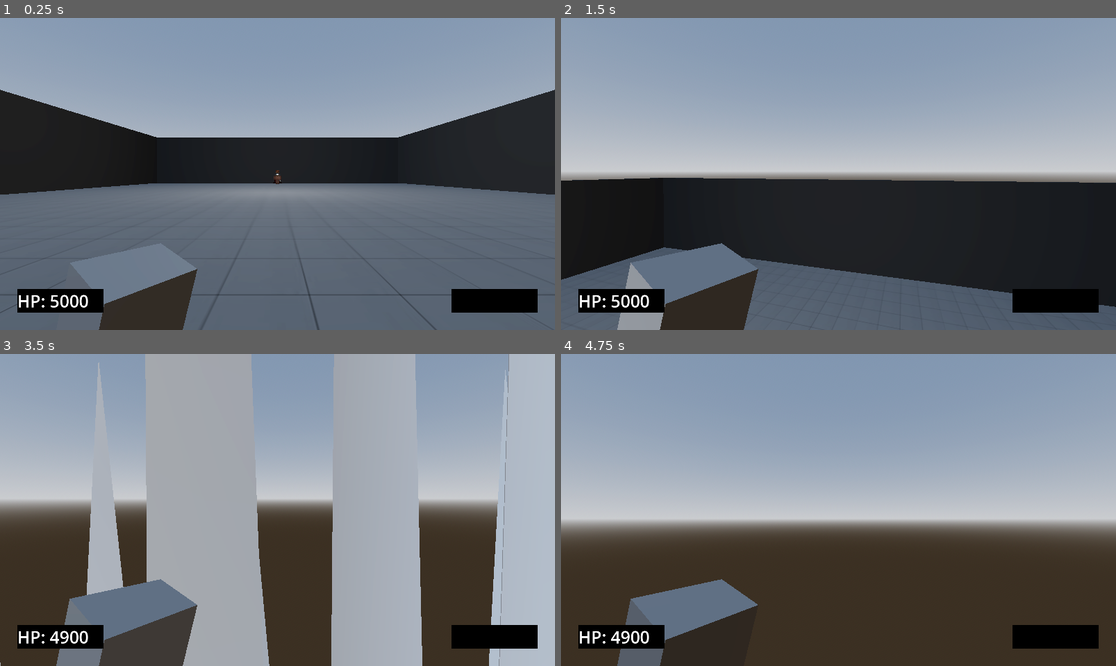
Above: before the commit, frames 1-4 (two rows, left to right).
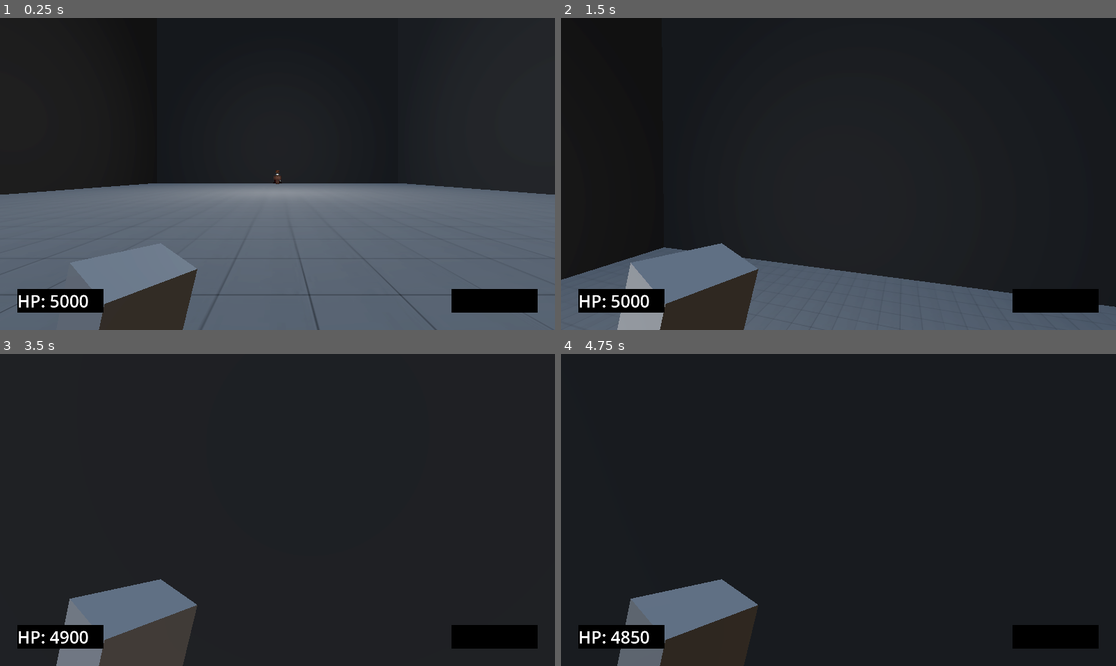
Above: after the commit, the same moments.

Repository: fantasticyeyplustiger/fantastic-boss-fight
Game: Godot game, scene res://Level/Level.tscn
Two runs of this game, one before a commit and one after it. Both use one fixed random seed, a clock stepped at 60 frames per second and the inputs below.
Inputs (mouse positions are in pixels of both pictures, inside the frame that each line leads up to):
- Up to frame 1 (0.25 s): no input
- Up to frame 2 (1.5 s): tap Enter at 0.5 s; move the mouse to (866, 174) at 0.52 s; hold Shift (dash) 0.53-1.28 s; hold W (up) from 0.53 s (still down); tap Space (jump) at 0.77, 0.8, 1.07, 1.35 s; move the mouse to (810, 174) at 1.27 s
- Up to frame 3 (3.5 s): keep holding W (up); tap Space (jump) at 1.52, 1.82, 2.3, 2.75, 3.02, 3.32 s; tap Shift (dash) at 1.55, 3.05 s; move the mouse to (288, 503) at 2.02 s; hold Shift (dash) 2.03-2.78 s; move the mouse to (271, 516) at 2.77 s; tap F (parry) at 2.85 s
- Up to frame 4 (4.75 s): keep holding W (up); move the mouse to (877, 513) at 3.52 s; hold Shift (dash) 3.53-4.28 s; tap Space (jump) at 3.77, 3.8, 4.07, 4.35, 4.52 s; move the mouse to (794, 506) at 4.27 s; tap Shift (dash) at 4.55 s

The runs differ from the first frame. In frame 1, 34% of the frame differs, in the area x 0-100%, y 0-39%; in frame 2, 52%; in frame 3, 93%; in frame 4, 93%, in the area x 0-100%, y 0-100%.

Commit message:
clap attack

Diff:
--- a/fantastic-boss-fight/Boss/Boss.gd
+++ b/fantastic-boss-fight/Boss/Boss.gd
@@ -44,7 +44,7 @@
 		walk_towards_player()
 
 	if should_look_at_player:
-		look_at_player()
+		look_at(Global.player_position + Vector3(0.0, 0.8, 0.0))
 
 	Global.boss_position = global_position
 
@@ -61,8 +61,10 @@
 				ground_charge(target_position)
 			else:
 				air_charge(target_position)
-		4:
-			throw_fist()
+		4: throw_fist()
+		5: clap()
+		6:
+			clap()
 			current_attack = 0
 
 	attacking = false
@@ -168,12 +170,30 @@
 
 	$Animations.play("RESET")
 
-	walk_cooldown.start(0.45)
-	attack_cd_timer.start(1.2)
+	walk_cooldown.start(0.35)
+	attack_cd_timer.start(1.3)
 	respawn_right_arm(1.0) # Await is asynchronous
 
 	should_look_at_player = false
 
+func clap() -> void:
+	damage = HIGH_DAMAGE
+	should_look_at_player = true
+	SpawnObject.air_shockwave(global_position, global_rotation + Vector3(deg_to_rad(90), 0.0, 0.0))
+	global_position = Global.boss_to_player
+
+	$Animations.play("clap")
+
+	await get_tree().create_timer(0.45).timeout
+	$Clap/Hitbox.set_deferred("disabled", false)
+	SpawnObject.colliding_shockwave($Clap/Hitbox.global_position, global_rotation + Vector3(0.0, 0.0, deg_to_rad(90.0)))
+
+	await get_tree().create_timer(0.1).timeout
+	$Clap/Hitbox.set_deferred("disabled", true)
+
+	should_look_at_player = false
+	walk_cooldown.start(0.1)
+	attack_cd_timer.start(0.15)
 
 func walk_towards_player() -> void:
 	var vector2_pos = Vector3(global_position.x, 0.0, global_position.z)
--- a/fantastic-boss-fight/Boss/Boss.tscn
+++ b/fantastic-boss-fight/Boss/Boss.tscn
@@ -81,6 +81,9 @@
 cull_mode = 1
 albedo_color = Color(1, 1, 1, 0)
 
+[sub_resource type="BoxShape3D" id="BoxShape3D_b0eo8"]
+size = Vector3(5, 15, 18)
+
 [sub_resource type="Animation" id="Animation_b0eo8"]
 length = 0.001
 tracks/0/type = "value"
@@ -202,6 +205,42 @@
 "transitions": PackedFloat32Array(1),
 "update": 0,
 "values": [Vector3(1, 1, 1)]
+}
+tracks/10/type = "value"
+tracks/10/imported = false
+tracks/10/enabled = true
+tracks/10/path = NodePath("Torso/RightLeg:rotation")
+tracks/10/interp = 1
+tracks/10/loop_wrap = true
+tracks/10/keys = {
+"times": PackedFloat32Array(0),
+"transitions": PackedFloat32Array(1),
+"update": 0,
+"values": [Vector3(0, 0, 0)]
+}
+tracks/11/type = "value"
+tracks/11/imported = false
+tracks/11/enabled = true
+tracks/11/path = NodePath("Torso/RightLeg:position")
+tracks/11/interp = 1
+tracks/11/loop_wrap = true
+tracks/11/keys = {
+"times": PackedFloat32Array(0),
+"transitions": PackedFloat32Array(1),
+"update": 0,
+"values": [Vector3(0, 0, 0)]
+}
+tracks/12/type = "value"
+tracks/12/imported = false
+tracks/12/enabled = true
+tracks/12/path = NodePath("Head:rotation")
+tracks/12/interp = 1
+tracks/12/loop_wrap = true
+tracks/12/keys = {
+"times": PackedFloat32Array(0),
+"transitions": PackedFloat32Array(1),
+"update": 0,
+"values": [Vector3(0, 0, 0)]
 }
 
 [sub_resource type="Animation" id="Animation_p0rjq"]
@@ -443,11 +482,124 @@
 "values": [Vector3(1, 1, 1), Vector3(7, 7, 7)]
 }
 
+[sub_resource type="Animation" id="Animation_i6vrr"]
+resource_name = "clap"
+length = 0.45
+tracks/0/type = "value"
+tracks/0/imported = false
+tracks/0/enabled = true
+tracks/0/path = NodePath("Torso/LeftArm:position")
+tracks/0/interp = 1
+tracks/0/loop_wrap = true
+tracks/0/keys = {
+"times": PackedFloat32Array(0, 0.366667, 0.45),
+"transitions": PackedFloat32Array(1, 0.329877, 1),
+"update": 0,
+"values": [Vector3(-0.905, 0.23, -0.3), Vector3(-0.905, 0.23, -0.3), Vector3(0.055, 0.23, -0.3)]
+}
+tracks/1/type = "value"
+tracks/1/imported = false
+tracks/1/enabled = true
+tracks/1/path = NodePath("Torso/LeftArm:rotation")
+tracks/1/interp = 1
+tracks/1/loop_wrap = true
+tracks/1/keys = {
+"times": PackedFloat32Array(0, 0.366667, 0.45),
+"transitions": PackedFloat32Array(1, 0.329877, 1),
+"update": 0,
+"values": [Vector3(1.75406, 1.79594, 0), Vector3(1.75406, 1.79594, 0), Vector3(1.75406, -0.698132, 0)]
+}
+tracks/2/type = "value"
+tracks/2/imported = false
+tracks/2/enabled = true
+tracks/2/path = NodePath("Torso/RightArm:position")
+tracks/2/interp = 1
+tracks/2/loop_wrap = true
+tracks/2/keys = {
+"times": PackedFloat32Array(0, 0.366667, 0.45),
+"transitions": PackedFloat32Array(1, 0.329877, 1),
+"update": 0,
+"values": [Vector3(0.905, 0.23, -0.3), Vector3(0.905, 0.23, -0.3), Vector3(-0.055, 0.23, -0.3)]
+}
+tracks/3/type = "value"
+tracks/3/imported = false
+tracks/3/enabled = true
+tracks/3/path = NodePath("Torso/RightArm:rotation")
+tracks/3/interp = 1
+tracks/3/loop_wrap = true
+tracks/3/keys = {
+"times": PackedFloat32Array(0, 0.366667, 0.45),
+"transitions": PackedFloat32Array(1, 0.329877, 1),
+"update": 0,
+"values": [Vector3(1.75406, -1.79594, 0), Vector3(1.75406, -1.79594, 0), Vector3(1.75406, 0.698132, 0)]
+}
+tracks/4/type = "value"
+tracks/4/imported = false
+tracks/4/enabled = true
+tracks/4/path = NodePath("Torso/RightLeg:rotation")
+tracks/4/interp = 1
+tracks/4/loop_wrap = true
+tracks/4/keys = {
+"times": PackedFloat32Array(0, 0.366667, 0.45),
+"transitions": PackedFloat32Array(1, 0.329877, 1),
+"update": 0,
+"values": [Vector3(-0.760964, -0.190241, 0), Vector3(-0.760964, -0.190241, 0), Vector3(-0.190241, -0.190241, 0)]
+}
+tracks/5/type = "value"
+tracks/5/imported = false
+tracks/5/enabled = true
+tracks/5/path = NodePath("Torso/RightLeg:position")
+tracks/5/interp = 1
+tracks/5/loop_wrap = true
+tracks/5/keys = {
+"times": PackedFloat32Array(0, 0.366667, 0.45),
+"transitions": PackedFloat32Array(1, 0.329877, 1),
+"update": 0,
+"values": [Vector3(0.175, 0.075, -0.73), Vector3(0.175, 0.075, -0.73), Vector3(0.105, 0.075, -0.455)]
+}
+tracks/6/type = "value"
+tracks/6/imported = false
+tracks/6/enabled = true
+tracks/6/path = NodePath("Torso/LeftLeg:position")
+tracks/6/interp = 1
+tracks/6/loop_wrap = true
+tracks/6/keys = {
+"times": PackedFloat32Array(0, 0.366667, 0.45),
+"transitions": PackedFloat32Array(1, 0.329877, 1),
+"update": 0,
+"values": [Vector3(0, 0, -0.215), Vector3(0, 0, -0.215), Vector3(0, 0, -0.215)]
+}
+tracks/7/type = "value"
+tracks/7/imported = false
+tracks/7/enabled = true
+tracks/7/path = NodePath("Torso/LeftLeg:rotation")
+tracks/7/interp = 1
+tracks/7/loop_wrap = true
+tracks/7/keys = {
+"times": PackedFloat32Array(0, 0.366667, 0.45),
+"transitions": PackedFloat32Array(1, 0.329877, 1),
+"update": 0,
+"values": [Vector3(-0.190241, 0.174533, 0), Vector3(-0.190241, 0.174533, 0), Vector3(0.190241, 0.174533, 0)]
+}
+tracks/8/type = "value"
+tracks/8/imported = false
+tracks/8/enabled = true
+tracks/8/path = NodePath("Head:rotation")
+tracks/8/interp = 1
+tracks/8/loop_wrap = true
+tracks/8/keys = {
+"times": PackedFloat32Array(0, 0.366667, 0.45),
+"transitions": PackedFloat32Array(1, 0.329877, 1),
+"update": 0,
+"values": [Vector3(0.261799, 0, 0), Vector3(0.261799, 0, 0), Vector3(-0.174533, 0, 0)]
+}
+
 [sub_resource type="AnimationLibrary" id="AnimationLibrary_b0eo8"]
 _data = {
 &"RESET": SubResource("Animation_b0eo8"),
 &"air_charge": SubResource("Animation_p0rjq"),
 &"charge": SubResource("Animation_8ujus"),
+&"clap": SubResource("Animation_i6vrr"),
 &"throw_arm": SubResource("Animation_56y8k")
 }
 
@@ -543,7 +695,7 @@
 
 [node name="AirChargePath" type="Area3D" parent="."]
 collision_layer = 2
-collision_mask = 24
+collision_mask = 0
 script = ExtResource("18_b0eo8")
 knockback = true
 parryable = true
@@ -558,6 +710,17 @@
 mesh = SubResource("CylinderMesh_b0eo8")
 surface_material_override/0 = SubResource("StandardMaterial3D_b0eo8")
 
+[node name="Clap" type="Area3D" parent="."]
+collision_layer = 2
+collision_mask = 0
+script = ExtResource("18_b0eo8")
+knockback = true
+
+[node name="Hitbox" type="CollisionShape3D" parent="Clap"]
+transform = Transform3D(1, 0, 0, 0, 1, 0, 0, 0, 1, 0, 0, -8.03979)
+shape = SubResource("BoxShape3D_b0eo8")
+disabled = true
+
 [node name="Animations" type="AnimationPlayer" parent="."]
 libraries = {
 &"": SubResource("AnimationLibrary_b0eo8")
--- a/fantastic-boss-fight/Global.gd
+++ b/fantastic-boss-fight/Global.gd
@@ -2,6 +2,7 @@
 
 var player_position : Vector3
 var front_of_player : Vector3 # Useful for seeing where the player is looking at.
+var boss_to_player : Vector3 # Location where boss should appear in front of the player.
 var player_rotation : Vector3
 var player_in_air : bool
 
--- a/fantastic-boss-fight/Level/Level.tscn
+++ b/fantastic-boss-fight/Level/Level.tscn
@@ -36,28 +36,38 @@
 size = Vector3(49, 1, 51)
 material = SubResource("StandardMaterial3D_a526m")
 
+[node name="CSGBox3D6" type="CSGBox3D" parent="."]
+transform = Transform3D(1, 0, 0, 0, 0.329352, 0, 0, 0, 1, 0, 88.8204, 0)
+use_collision = true
+size = Vector3(49, 1, 51)
+material = SubResource("StandardMaterial3D_a526m")
+
 [node name="CSGBox3D2" type="CSGBox3D" parent="."]
-transform = Transform3D(1, 0, 0, 0, 0.329352, 0, 0, 0, 1, 0.5, 4.44328, -25)
+transform = Transform3D(1, 0, 0, 0, 0.329352, 0, 0, 0, 1, 0.5, 44.4595, -25)
+transparency = 0.75
 use_collision = true
-size = Vector3(48, 27, 1)
+size = Vector3(48, 270, 1)
 material = SubResource("StandardMaterial3D_r3cbp")
 
 [node name="CSGBox3D3" type="CSGBox3D" parent="."]
-transform = Transform3D(1, 0, 0, 0, 0.329352, 0, 0, 0, 1, 0, 4.44328, 25)
+transform = Transform3D(1, 0, 0, 0, 0.329352, 0, 0, 0, 1, 0, 44.4595, 25)
+transparency = 0.75
 use_collision = true
-size = Vector3(47, 27, 1)
+size = Vector3(47, 270, 1)
 material = SubResource("StandardMaterial3D_r3cbp")
 
 [node name="CSGBox3D4" type="CSGBox3D" parent="."]
-transform = Transform3D(1, 0, 0, 0, 0.329352, 0, 0, 0, 1, 24, 4.44328, 0)
+transform = Transform3D(1, 0, 0, 0, 0.329352, 0, 0, 0, 1, 24, 44.4595, 0)
+transparency = 0.75
 use_collision = true
-size = Vector3(1, 27, 51)
+size = Vector3(1, 270, 51)
 material = SubResource("StandardMaterial3D_r3cbp")
 
 [node name="CSGBox3D5" type="CSGBox3D" parent="."]
-transform = Transform3D(1, 0, 0, 0, 0.329352, 0, 0, 0, 1, -24, 4.44328, 0)
+transform = Transform3D(1, 0, 0, 0, 0.329352, 0, 0, 0, 1, -24, 44.4595, 0)
+transparency = 0.75
 use_collision = true
-size = Vector3(1, 27, 51)
+size = Vector3(1, 270, 51)
 material = SubResource("StandardMaterial3D_r3cbp")
 
 [node name="Player" parent="." instance=ExtResource("1_a526m")]
--- a/fantastic-boss-fight/Level/SpawnObject.gd
+++ b/fantastic-boss-fight/Level/SpawnObject.gd
@@ -2,6 +2,7 @@
 
 @onready var ground_shockwave_mesh = preload("res://Level/SpawnedObjects/GroundShockwave.tscn")
 @onready var air_shockwave_mesh = preload("res://Level/SpawnedObjects/AirShockwave.tscn")
+@onready var colliding_shockwave_mesh = preload("res://Level/SpawnedObjects/CollidingShockwave.tscn")
 @onready var right_arm_mesh = preload("res://Level/SpawnedObjects/RightArm.tscn")
 
 func ground_shockwave(target_position : Vector3) -> void:
@@ -17,6 +18,14 @@
 	new_shockwave.visible = true
 	add_child(new_shockwave)
 
+func colliding_shockwave(target_position : Vector3, angle : Vector3) -> void:
+	var new_shockwave : Node3D = colliding_shockwave_mesh.instantiate()
+	new_shockwave.position = target_position
+	new_shockwave.rotation = angle
+	new_shockwave.visible = true
+	add_child(new_shockwave)
+
+
 func right_arm(arm_position : Vector3) -> void:
 	var new_arm : CharacterBody3D = right_arm_mesh.instantiate()
 	new_arm.position = arm_position
--- /dev/null
+++ b/fantastic-boss-fight/Level/SpawnedObjects/CollidingShockwave.gd
@@ -0,0 +1,10 @@
+extends Node3D
+
+const damage : float = 100.0
+
+func _ready() -> void:
+	$Animation.play("shockwave")
+	$TorusHitbox.set_deferred("monitorable", true)
+
+func destroy_self(_anim_name : StringName) -> void:
+	queue_free()
--- /dev/null
+++ b/fantastic-boss-fight/Level/SpawnedObjects/CollidingShockwave.tscn
@@ -0,0 +1,131 @@
+[gd_scene load_steps=9 format=3 uid="uid://brnjukhtuye6r"]
+
+[ext_resource type="Script" uid="uid://b4p63bw2dobng" path="res://Level/SpawnedObjects/CollidingShockwave.gd" id="1_ep61r"]
+[ext_resource type="Script" uid="uid://bvhgjin7bhwg0" path="res://Knockback.gd" id="2_ep61r"]
+
+[sub_resource type="TorusMesh" id="TorusMesh_73hl3"]
+inner_radius = 0.8
+rings = 24
+ring_segments = 16
+
+[sub_resource type="StandardMaterial3D" id="StandardMaterial3D_x28ka"]
+
+[sub_resource type="BoxShape3D" id="BoxShape3D_ep61r"]
+size = Vector3(0.8, 0.5, 0.2)
+
+[sub_resource type="Animation" id="Animation_dy32e"]
+resource_name = "shockwave"
+length = 3.0
+tracks/0/type = "value"
+tracks/0/imported = false
+tracks/0/enabled = true
+tracks/0/path = NodePath(".:scale")
+tracks/0/interp = 1
+tracks/0/loop_wrap = true
+tracks/0/keys = {
+"times": PackedFloat32Array(0, 3),
+"transitions": PackedFloat32Array(1, 1),
+"update": 0,
+"values": [Vector3(1, 4, 1), Vector3(50, 3, 50)]
+}
+tracks/1/type = "value"
+tracks/1/imported = false
+tracks/1/enabled = true
+tracks/1/path = NodePath("MeshInstance3D:transparency")
+tracks/1/interp = 1
+tracks/1/loop_wrap = true
+tracks/1/keys = {
+"times": PackedFloat32Array(0, 3),
+"transitions": PackedFloat32Array(1.5, 1),
+"update": 0,
+"values": [0.0, 1.0]
+}
+
+[sub_resource type="Animation" id="Animation_kin1t"]
+length = 0.001
+tracks/0/type = "value"
+tracks/0/imported = false
+tracks/0/enabled = true
+tracks/0/path = NodePath(".:scale")
+tracks/0/interp = 1
+tracks/0/loop_wrap = true
+tracks/0/keys = {
+"times": PackedFloat32Array(0),
+"transitions": PackedFloat32Array(1),
+"update": 0,
+"values": [Vector3(1, 1, 1)]
+}
+tracks/1/type = "value"
+tracks/1/imported = false
+tracks/1/enabled = true
+tracks/1/path = NodePath("MeshInstance3D:transparency")
+tracks/1/interp = 1
+tracks/1/loop_wrap = true
+tracks/1/keys = {
+"times": PackedFloat32Array(0),
+"transitions": PackedFloat32Array(1),
+"update": 0,
+"values": [0.75]
+}
+
+[sub_resource type="AnimationLibrary" id="AnimationLibrary_7ng2u"]
+_data = {
+&"RESET": SubResource("Animation_kin1t"),
+&"shockwave": SubResource("Animation_dy32e")
+}
+
+[node name="CollidingShockwave" type="Node3D"]
+script = ExtResource("1_ep61r")
+
+[node name="MeshInstance3D" type="MeshInstance3D" parent="."]
+transform = Transform3D(1, 0, 0, 0, 2.25, 0, 0, 0, 1, 0, 0, 0)
+transparency = 0.75
+mesh = SubResource("TorusMesh_73hl3")
+surface_material_override/0 = SubResource("StandardMaterial3D_x28ka")
+
+[node name="TorusHitbox" type="Area3D" parent="."]
+collision_layer = 2
+monitorable = false
+script = ExtResource("2_ep61r")
+knockback = true
+launch_up = true
+knockback_power = 15.0
+
+[node name="West" type="CollisionShape3D" parent="TorusHitbox"]
+transform = Transform3D(1, 0, 0, 0, 1, 0, 0, 0, 1, 0, 0, 0.85)
+shape = SubResource("BoxShape3D_ep61r")
+
+[node name="East" type="CollisionShape3D" parent="TorusHitbox"]
+transform = Transform3D(1, 0, 0, 0, 1, 0, 0, 0, 1, 0, 0, -0.85)
+shape = SubResource("BoxShape3D_ep61r")
+
+[node name="South" type="CollisionShape3D" parent="TorusHitbox"]
+transform = Transform3D(-4.37114e-08, 0, 1, 0, 1, 0, -1, 0, -4.37114e-08, 0.85, 0, 0)
+shape = SubResource("BoxShape3D_ep61r")
+
+[node name="North" type="CollisionShape3D" parent="TorusHitbox"]
+transform = Transform3D(-4.37114e-08, 0, 1, 0, 1, 0, -1, 0, -4.37114e-08, -0.85, 0, 0)
+shape = SubResource("BoxShape3D_ep61r")
+
+[node name="SW" type="CollisionShape3D" parent="TorusHitbox"]
+transform = Transform3D(0.707107, 0, 0.707107, 0, 1, 0, -0.707107, 0, 0.707107, 0.6, 0, 0.6)
+shape = SubResource("BoxShape3D_ep61r")
+
+[node name="NE" type="CollisionShape3D" parent="TorusHitbox"]
+transform = Transform3D(0.707107, 0, 0.707107, 0, 1, 0, -0.707107, 0, 0.707107, -0.6, 0, -0.6)
+shape = SubResource("BoxShape3D_ep61r")
+
+[node name="SE" type="CollisionShape3D" parent="TorusHitbox"]
+transform = Transform3D(-0.707107, 0, 0.707107, 0, 1, 0, -0.707107, 0, -0.707107, 0.6, 0, -0.6)
+shape = SubResource("BoxShape3D_ep61r")
+
+[node name="NW" type="CollisionShape3D" parent="TorusHitbox"]
+transform = Transform3D(-0.707107, 0, 0.707107, 0, 1, 0, -0.707107, 0, -0.707107, -0.6, 0, 0.6)
+shape = SubResource("BoxShape3D_ep61r")
+
+[node name="Animation" type="AnimationPlayer" parent="."]
+libraries = {
+&"": SubResource("AnimationLibrary_7ng2u")
+}
+
+[connection signal="animation_finished" from="Animation" to="." method="destroy_self"]
--- a/fantastic-boss-fight/Level/SpawnedObjects/RightArm.gd
+++ b/fantastic-boss-fight/Level/SpawnedObjects/RightArm.gd
@@ -10,6 +10,8 @@
 func _physics_process(_delta: float) -> void:
 	if toward_player:
 		velocity = (Global.player_position - global_position) * 5.5
+		if velocity.length() <= 35.0:
+			velocity *= 2
 		velocity.y += 0.8 # Add 0.8 because that's where the CAMERA of the player is
 		look_at(Global.player_position)
 	else:
--- a/fantastic-boss-fight/Player.gd
+++ b/fantastic-boss-fight/Player.gd
@@ -1,14 +1,14 @@
 extends CharacterBody3D
 
-const JUMP_VELOCITY : float = 9.0
+const JUMP_VELOCITY : float = 18.0
 const GRAVITY : float = 19.6
 const WALK_SPEED : float = 25.0
 const SPRINT_SPEED : float = 25.0
 
 var SENSITIVITY : float = 0.003
 
-var speed : float = 15.0
-var jump : float = 9.0
+var speed : float = 25.0
+var jump : float = 18.0
 
 var health : float = 5000.0
 
@@ -36,11 +36,7 @@
 func _physics_process(delta: float) -> void:
 
 	if Input.is_action_pressed("dash"):
-		speed = SPRINT_SPEED
-		jump = JUMP_VELOCITY * 2
-	else:
-		speed = WALK_SPEED
-		jump = JUMP_VELOCITY
+		pass
 
 	if Input.is_action_pressed("jump") and is_on_floor():
 		velocity.y = jump
@@ -71,6 +67,7 @@
 	Global.player_position = global_position
 	Global.front_of_player = $FrontOfBodyPivot/SecondPivot/FrontOfBody.global_position
 	Global.player_rotation = Vector3($FrontOfBodyPivot.global_rotation.x, $FrontOfBodyPivot/SecondPivot.global_rotation.y, 0.0)
+	Global.boss_to_player = $FrontOfBodyPivot/SecondPivot/FrontOfBody2.global_position + Vector3(0.0, 0.8, 0.0)
 	move_and_slide()
 
 func parry() -> void:
--- a/fantastic-boss-fight/Player/Player.tscn
+++ b/fantastic-boss-fight/Player/Player.tscn
@@ -113,6 +113,9 @@
 [node name="FrontOfBody" type="Node3D" parent="FrontOfBodyPivot/SecondPivot"]
 transform = Transform3D(1, 0, 0, 0, 1, 0, 0, 0, 1, 0, 0, -1)
 
+[node name="FrontOfBody2" type="Node3D" parent="FrontOfBodyPivot/SecondPivot"]
+transform = Transform3D(1, 0, 0, 0, 1, 0, 0, 0, 1, 0, 0, -2)
+
 [node name="Animations" type="AnimationPlayer" parent="."]
 libraries = {
 &"": SubResource("AnimationLibrary_ddoul")
Not shown: 1 places in fantastic-boss-fight/Boss/Boss.tscn that only renumber resources
Not shown, added: fantastic-boss-fight/Level/SpawnedObjects/CollidingShockwave.gd.uid
